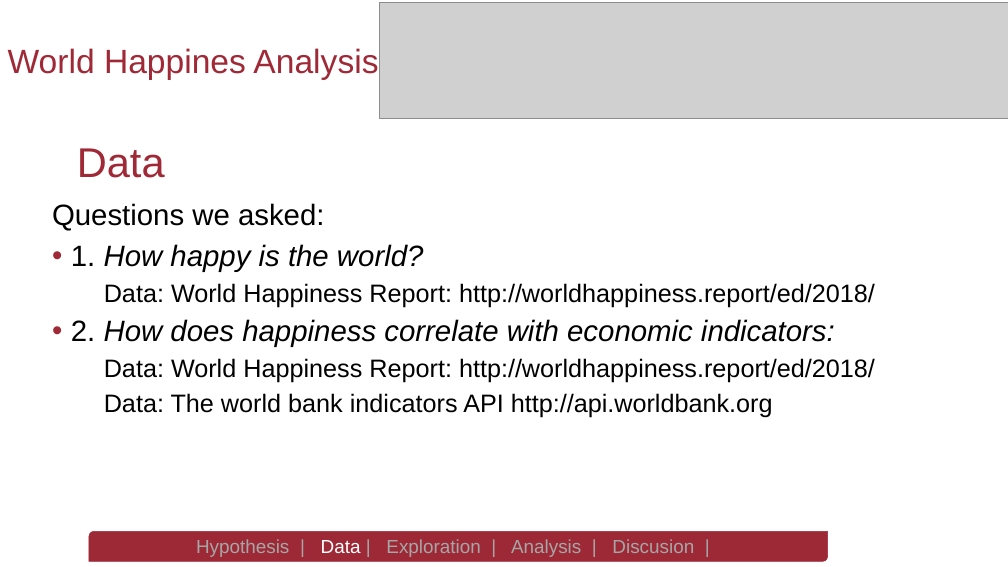
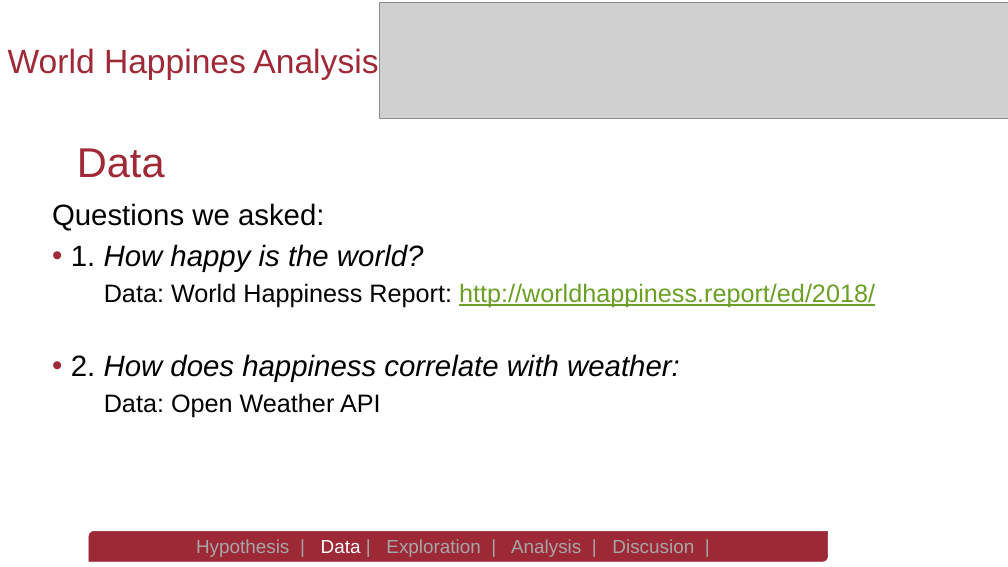
Before and after one commit to spastranas/GroupProject, a slide deck: slide 4 of World Happiness Analysis- Group 4 Final Presentation.pptx (slide 6 before the commit). Drawn at 1008x567 pixels with LibreOffice and Linux fonts; fonts in the diff are those of the drawing; grey boxes stand for pictures; background and template pictures are left out. Boxes give left, top, right and bottom in pixels: in the first picture for what was removed or moved away, otherwise in the second. Text is boxed around its words. In the diff, an @@ line names an element or a change of style, - is before the commit and + after.

```diff
--- a/World Happiness Analysis- Group 4 Final Presentation.pptx
+++ b/World Happiness Analysis- Group 4 Final Presentation.pptx
@@ text at (104,283,875,307): text colour #000000 to #6B9F25, underline on in "http://worldhappiness.report/ed/2018/" @@
@@ text at (71,354,680,418): text changed; size 24 to 28 pt; italic on @@
-• 2. How does happiness correlate with economic indicators:
-  Data: World Happiness Report: http://worldhappiness.report/ed/2018/
-  Data: The world bank indicators API http://api.worldbank.org
+• 2. How does happiness correlate with weather:
+  Data: Open Weather API
```
Also in this commit, not shown: 5 other slides changed, 1 slide removed, 1 other file.
